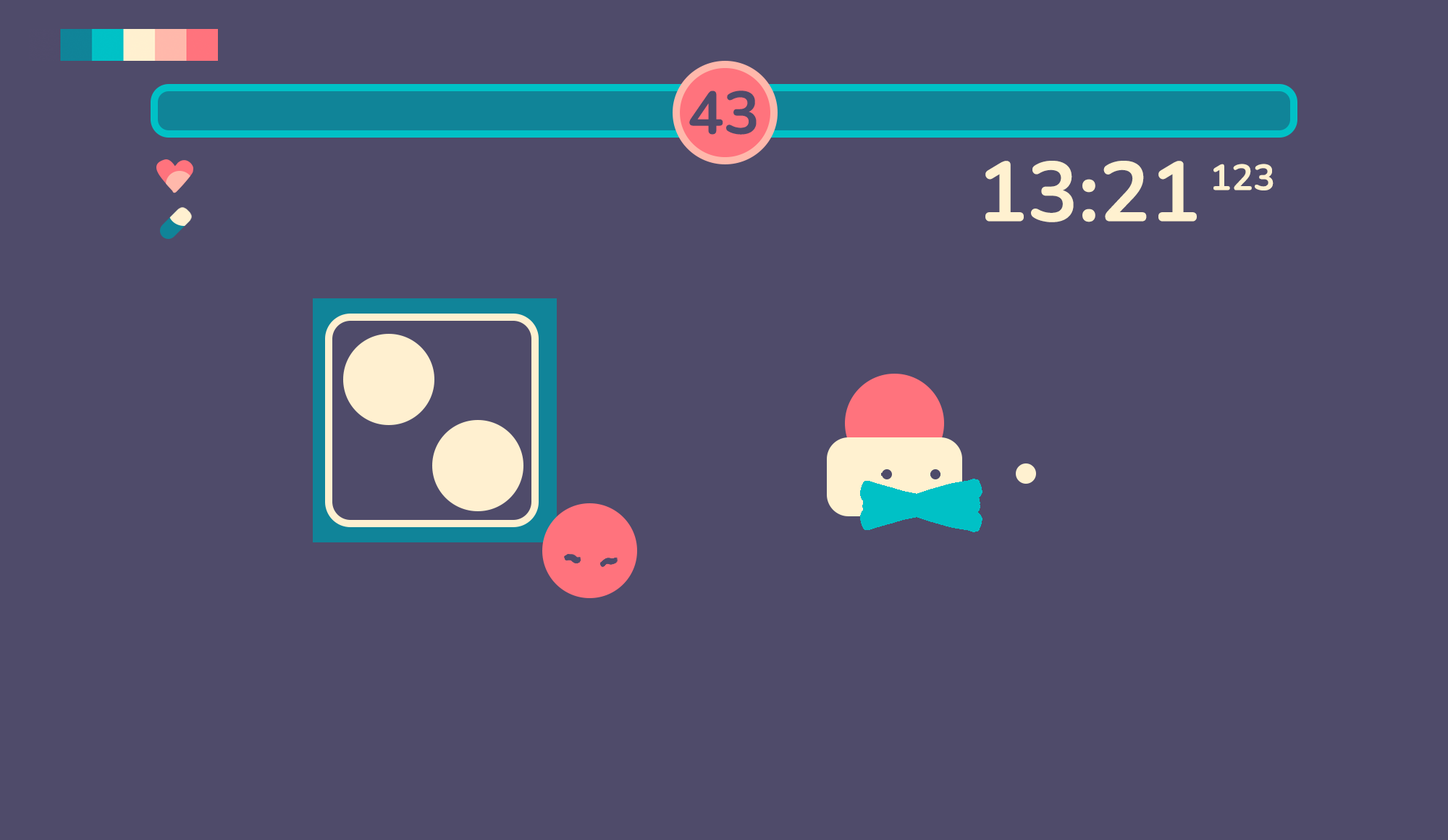
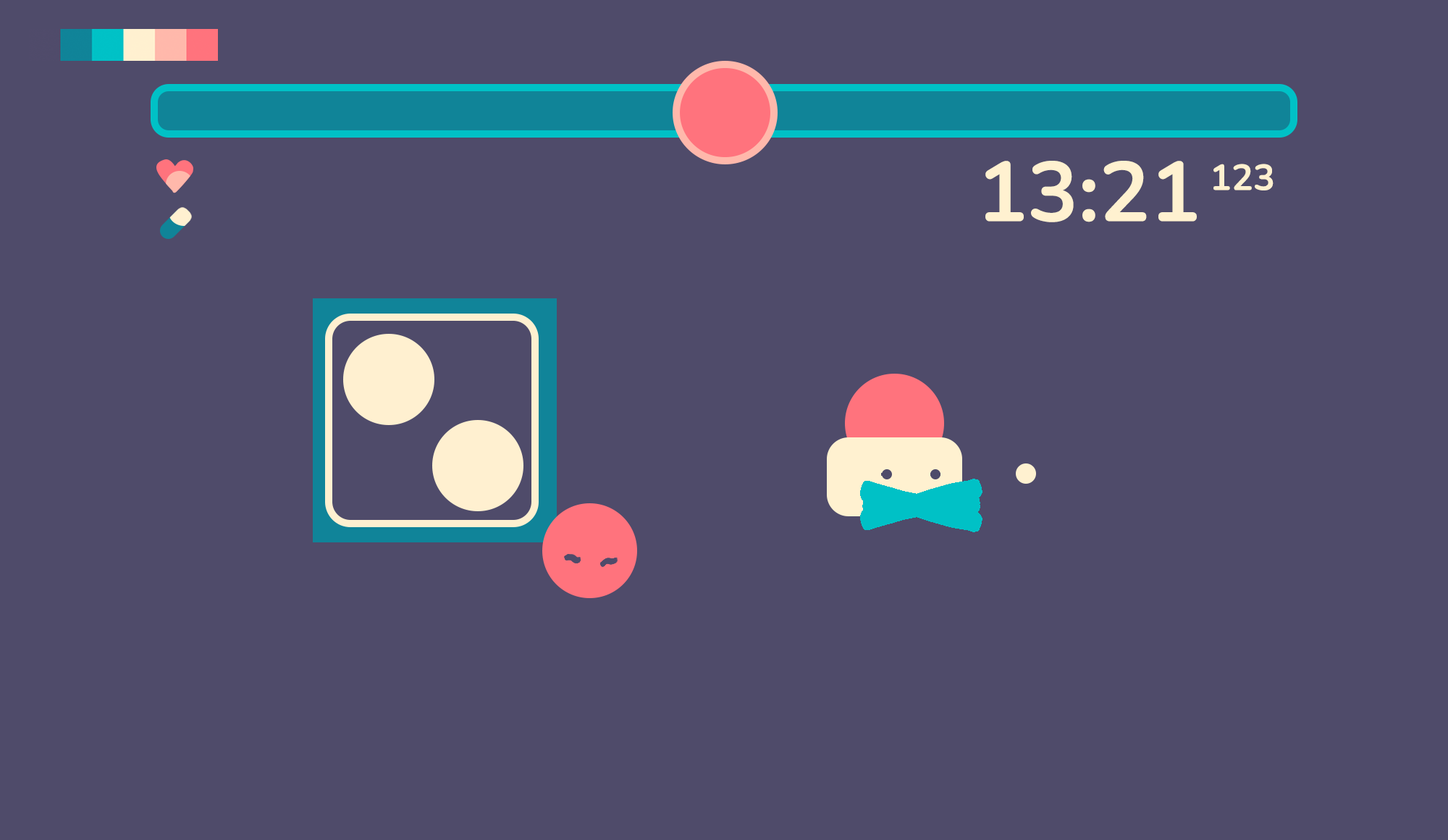
The second w=1448, h=840 image is a revision of the first. Changes to its layers:
hid "43" over [689, 90, 757, 135]
